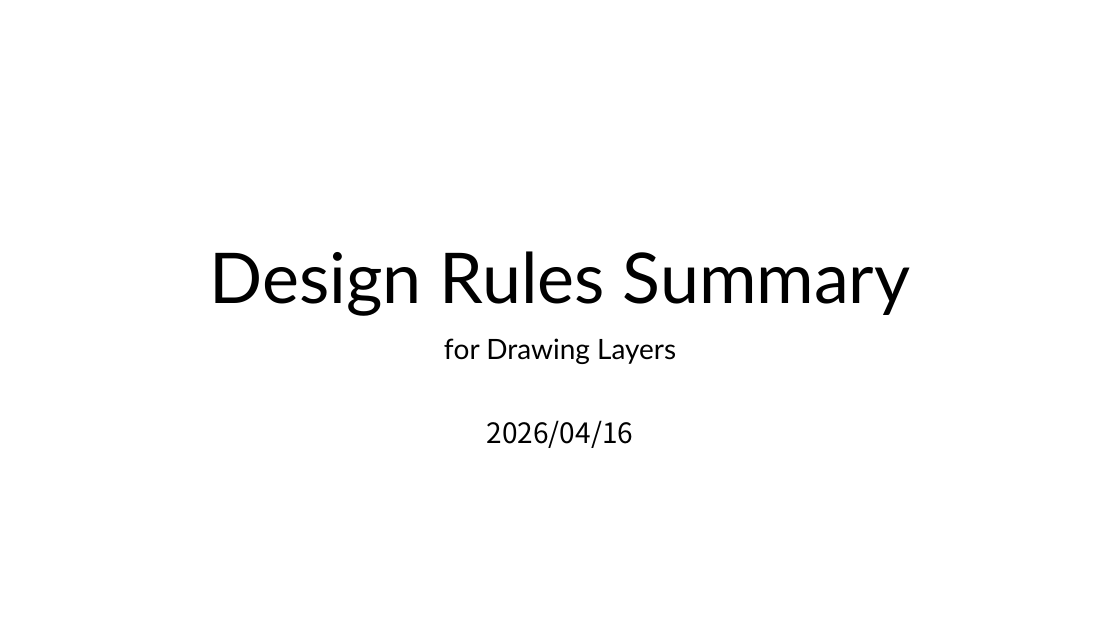
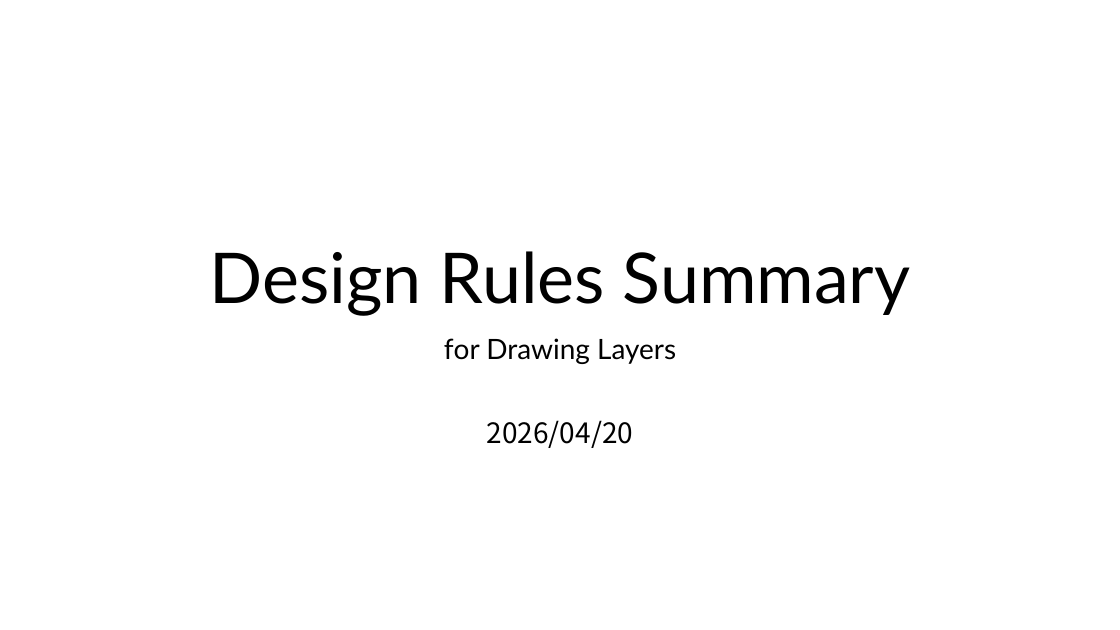
Before and after one commit to H-Ojiro/TR-1um, a slide deck: slide 1 of Document/TR-1um_DRC_summary.pptx. Drawn at 1120x630 pixels with LibreOffice and Linux fonts; fonts in the diff are those of the drawing. Boxes give left, top, right and bottom in pixels: in the first picture for what was removed or moved away, otherwise in the second. Text is boxed around its words. In the diff, an @@ line names an element or a change of style, - is before the commit and + after.

```diff
--- a/Document/TR-1um_DRC_summary.pptx
+++ b/Document/TR-1um_DRC_summary.pptx
@@ subtitle at box(487, 420, 633, 448): text changed @@
-2026/04/16
+2026/04/20
```
Also in this commit, not shown: 9 other slides changed, 4 other files.
